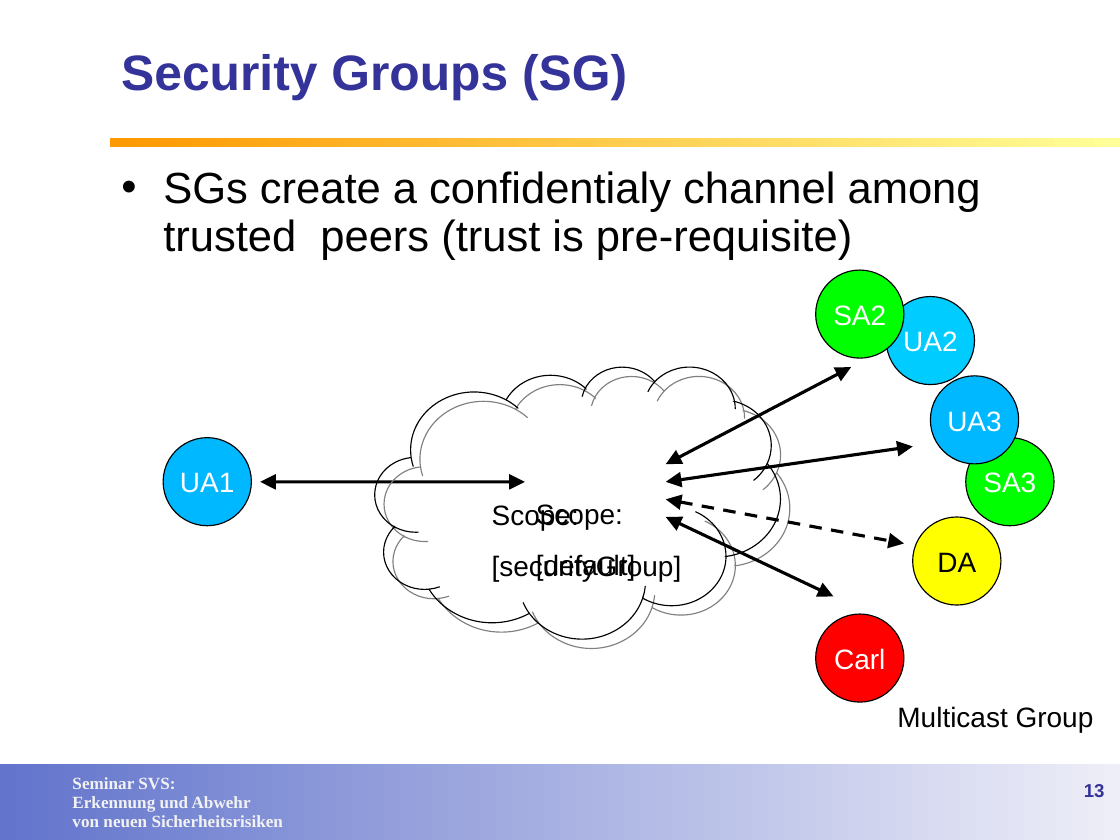
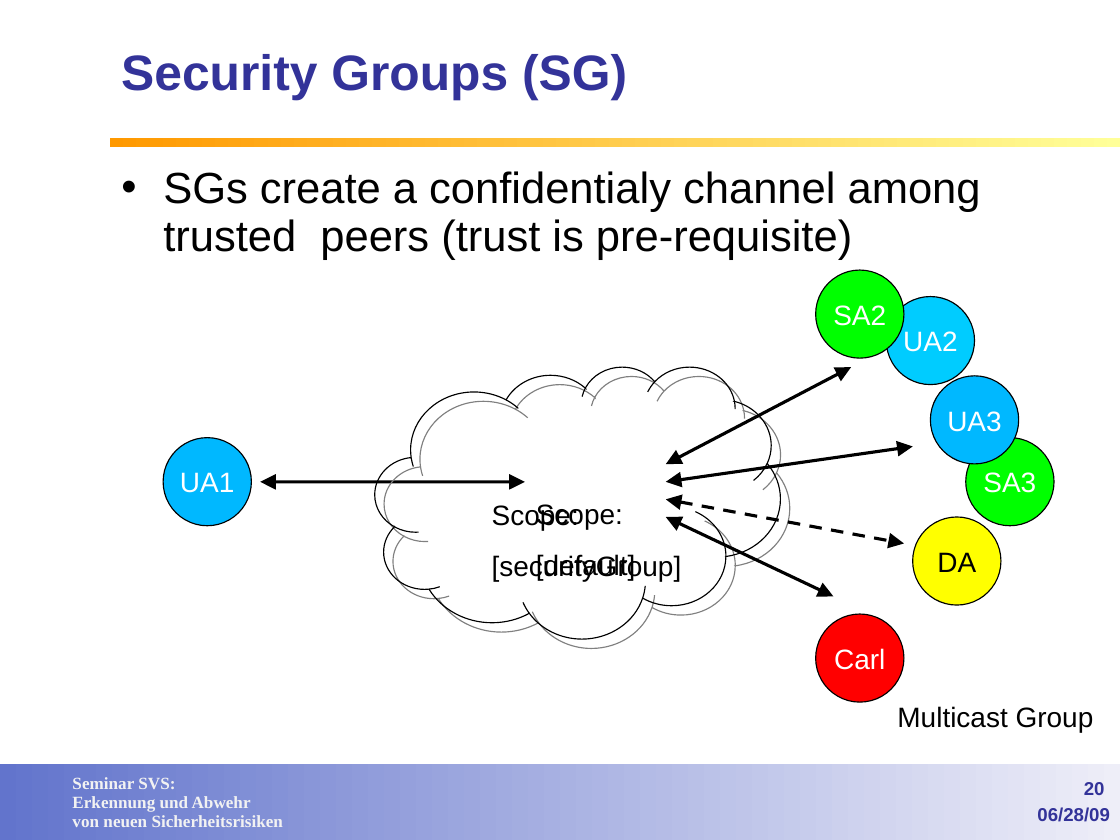
Before and after one commit to lemmy/SecuredSLP, a slide deck: slide 20 of doc/Service Discovery in open networks.ppt (slide 13 before the commit). Drawn at 1120x840 pixels with LibreOffice and Linux fonts; fonts in the diff are those of the drawing; background and template pictures are left out. Boxes give left, top, right and bottom in pixels: in the first picture for what was removed or moved away, otherwise in the second. Text is boxed around its words. In the diff, an @@ line names an element or a change of style, - is before the commit and + after.

```diff
--- a/doc/Service Discovery in open networks.ppt
+++ b/doc/Service Discovery in open networks.ppt
@@ freeform shape at box(375, 367, 781, 640): outline redrawn @@
@@ text added at box(1037, 807, 1110, 822), 12 pt, text #333399, bold @@
+06/28/09
@@ page number at box(1084, 782, 1105, 795): text changed @@
-13
+20
```
Also in this commit, not shown: 24 other slides changed, 9 slides added, 2 slides removed, 4 other files.
